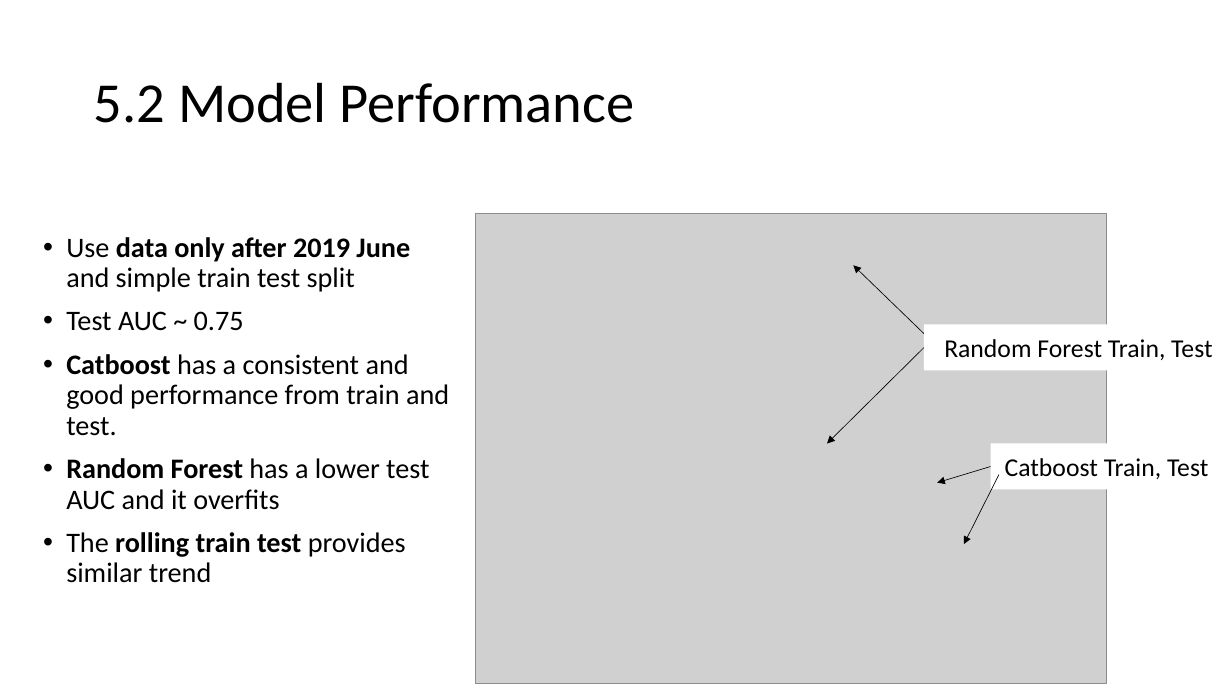
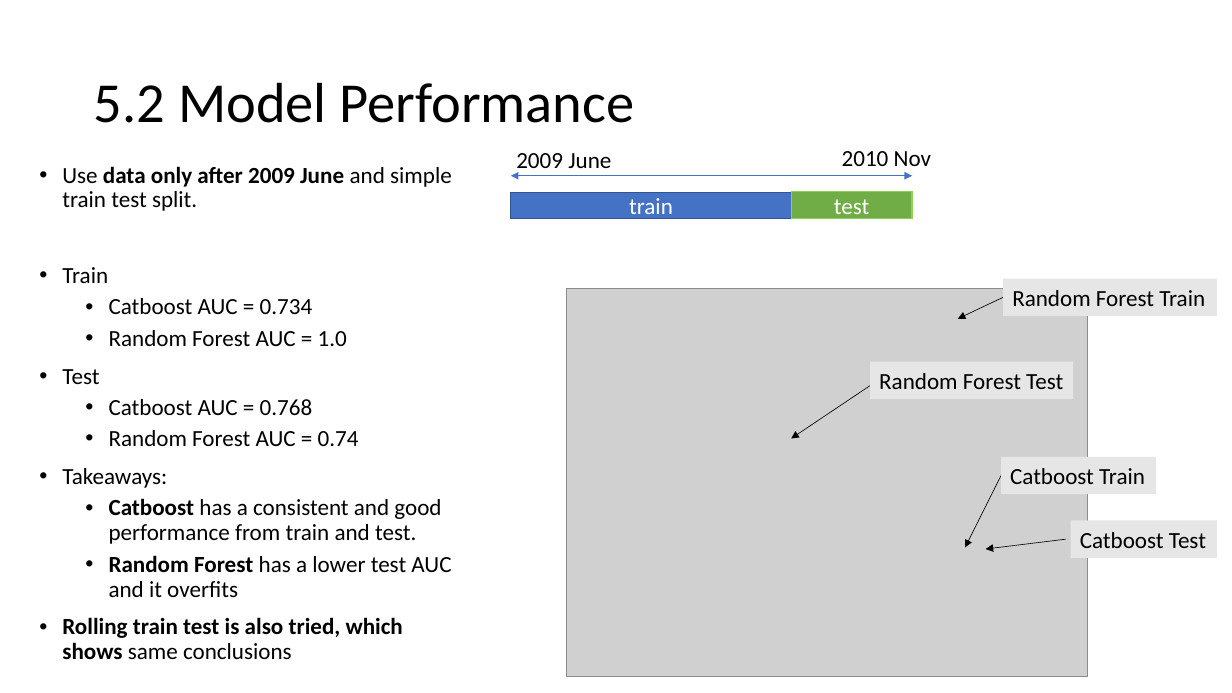
Before and after one commit to jianghan2013/UCI_data, a slide deck: slide 13 of ds_challenge_presentation_HanJiang.pptx. Drawn at 1232x693 pixels with LibreOffice and Linux fonts; fonts in the diff are those of the drawing; grey boxes stand for pictures. Boxes give left, top, right and bottom in pixels: in the first picture for what was removed or moved away, otherwise in the second. Text is boxed around its words. In the diff, an @@ line names an element or a change of style, - is before the commit and + after.

```diff
--- a/ds_challenge_presentation_HanJiang.pptx
+++ b/ds_challenge_presentation_HanJiang.pptx
@@ text "Use data only after 2009 ...": place and size @@
-text "Use data only after 2009 ..." at [66,237,449,583]
+text "Use data only after 2009 ..." at [62,166,452,659]
@@ text at [62,166,452,488]: text changed; size 22 to 18 pt @@
-• Use data only after 2019 June and simple train test split
-• Test AUC ~ 0.75
+• Use data only after 2009 June and simple train test split.
+• Train
+  • Catboost AUC = 0.734
+  • Random Forest AUC = 1.0
+• Test
+  • Catboost AUC = 0.768
+  • Random Forest AUC = 0.74
+• Takeaways:
@@ double arrow added from (511, 176) to (912, 176), #4472C4 0.5 pt @@
@@ text added at [516,153,611,175], 18 pt, text #000000 @@
+2009 June
@@ text added at [842,151,931,173], 18 pt, text #000000 @@
+2010 Nov
@@ rectangle added at [511,192,791,218], fill #4472C4, outline #325491 1 pt, 18 pt, text #FFFFFF @@
+train
@@ rectangle added at [791,191,912,218], fill #70AD47, outline #92D050 1 pt, 18 pt, text #FFFFFF @@
+test
@@ picture: place and size @@
-picture at [475,213,1106,684]
+picture at [567,288,1088,677]
@@ arrow moved from (924, 334) - (853, 265) to (1004, 298) - (958, 319) @@
@@ rectangle "Random Forest Train" at [1004,279,1217,316]: vertical alignment middle to top; fill #FFFFFF to #E7E6E6 @@
@@ rectangle "Random Forest Train": place and size @@
-rectangle "Random Forest Train" at [924,324,1232,371]
+rectangle "Random Forest Train" at [1004,279,1217,316]
@@ text in rectangle at [1012,290,1205,306]: text changed; size 20 to 18 pt @@
-Random Forest Train, Test
+Random Forest Train
@@ arrow moved from (924, 348) - (827, 444) to (871, 385) - (791, 439) @@
@@ rectangle added at [871,361,1074,398], fill #E7E6E6, 18 pt, text #000000 @@
+Random Forest Test
@@ arrow moved from (999, 475) - (964, 544) to (1001, 476) - (965, 548) @@
@@ rectangle "Catboost Train": place and size @@
-rectangle "Catboost Train" at [991,444,1223,490]
+rectangle "Catboost Train" at [1001,457,1156,494]
@@ rectangle "Catboost Train" at [1001,457,1156,494]: vertical alignment middle to top; fill #FFFFFF to #E7E6E6 @@
@@ text in rectangle at [1010,468,1145,484]: text changed; size 20 to 18 pt @@
-Catboost Train, Test
+Catboost Train
@@ text at [109,498,451,597]: size 22 to 18 pt in "Catboost has a consistent and good performance ...", "Random Forest has a lower test AUC ..."; list level 1 to 2 in "Catboost has a consistent and ..."; list level 1 to 2 in "Random Forest has a lower ..." @@
@@ rectangle added at [1071,520,1217,557], fill #E7E6E6, 18 pt, text #000000 @@
+Catboost Test
@@ arrow moved from (991, 467) - (937, 482) to (1066, 540) - (986, 549) @@
@@ text at [62,617,403,659]: text changed; size 22 to 18 pt; bold on @@
-• The rolling train test provides similar trend
+• Rolling train test is also tried, which shows same conclusions
```
Also in this commit, not shown: 11 other slides changed, 3 slides added, 2 slides removed.
